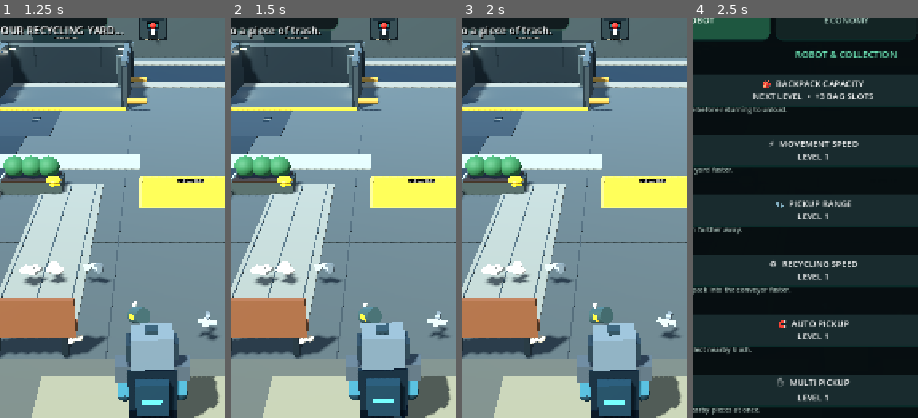
Above: before the commit, frames 1-4 (left to right).
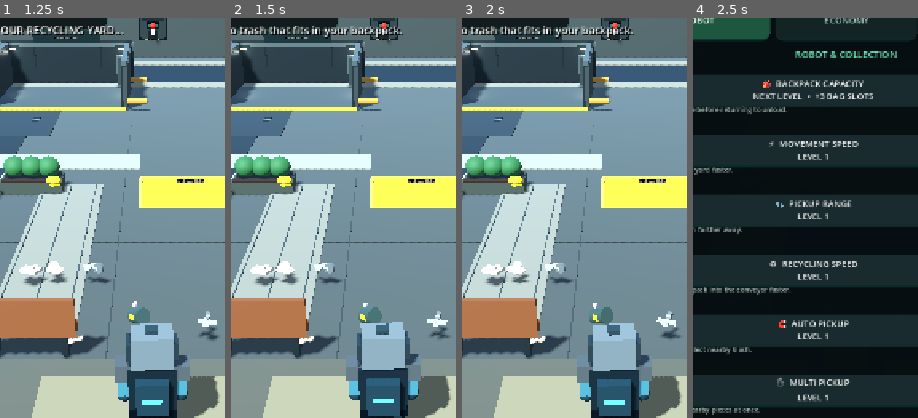
Above: after the commit, the same moments.

Repository: zekainstabot/trash-empire
Game: Godot game, scene res://Scenes/Main.tscn
Same seed, same stepped clock (60 frames per second), same inputs: the game is played once before the commit and once after it.
Inputs:
- Up to frame 1 (1.25 s): click "▶ PLAY" at 0.5 s
- Up to frame 2 (1.5 s): click "PICK UP" at 1.25 s
- Up to frame 3 (2 s): no input
- Up to frame 4 (2.5 s): click "⚙ UPGRADES" at 2 s
The pictures show only the part of the screen within x 16-66%, y 10-60%; the shares and areas given below are measured in that part.

Frame 1 is identical in both runs. In frame 2, 1.1% of the frame differs, in the area x 3-77%, y 2-6%; in frame 3, 1.1%; in frame 4, less than 0.1%.

Commit message:
Handle bulky trash as double backpack slots and sale value

Diff:
--- a/Scripts/main.gd
+++ b/Scripts/main.gd
@@ -7,7 +7,8 @@
 var camera: Camera3D
 var camera_pivot: Node3D
 var money := 0.0
-var carried := 0
+var carried := 0 # occupied backpack slots
+var carried_bulky := 0 # bulky items occupying two slots each
 var capacity := 4
 var collection_range := 2.0
 var upgrade_level := 1
@@ -1394,6 +1395,7 @@
 	money = 0
 	final_zone_cleaned = 0
 	carried = 0
+	carried_bulky = 0
 	capacity = 4
 	upgrade_level = 1
 	speed_upgrade_level = 1
@@ -1908,6 +1910,25 @@
 		_set_message("ULTIMATE GOAL COMPLETE! The entire 60,000-unit landfill is clean!")
 
 
+func _pickup_trash_item(item: Node3D) -> bool:
+	if not is_instance_valid(item):
+		return false
+	var weight := 2 if item.has_meta("bulky") else 1
+	if carried + weight > capacity:
+		return false
+	if item.has_meta("rare_type"):
+		var rare_type := String(item.get_meta("rare_type"))
+		var bonus := 8.0 if rare_type == "gold" else 2.0
+		money += bonus
+		_set_message("%s rare scrap found! Bonus +%.2f ZC" % [rare_type.to_upper(), bonus])
+	_register_final_cleanup_pickup(item)
+	if weight == 2:
+		carried_bulky += 1
+	carried += weight
+	item.queue_free()
+	trash_nodes.erase(item)
+	return true
+
 func _collect_nearby() -> void:
 	if carried >= capacity:
 		_set_message("Bag full! Return to the recycling station.")
@@ -1919,33 +1940,25 @@
 		var nearest: Node3D
 		var best := collection_range
 		for item in trash_nodes:
-			if is_instance_valid(item):
+			if is_instance_valid(item) and carried + (2 if item.has_meta("bulky") else 1) <= capacity:
 				var distance := player.global_position.distance_to(item.global_position)
 				if distance < best:
 					best = distance
 					nearest = item
 		if nearest == null:
 			break
-		if nearest.has_meta("rare_type"):
-			var rare_type := String(nearest.get_meta("rare_type"))
-			var bonus := 8.0 if rare_type == "gold" else 2.0
-			money += bonus
-			_set_message("%s rare scrap found! Bonus +%.2f ZC" % [rare_type.to_upper(), bonus])
-
-		_register_final_cleanup_pickup(nearest)
-		nearest.queue_free()
-		trash_nodes.erase(nearest)
-		carried += 1
+		if not _pickup_trash_item(nearest):
+			break
 		collected += 1
 	if collected > 0:
 		_update_ui()
 		_save_game()
 		if carried >= capacity:
-			_set_message("BACKPACK FULL! Collected %d pieces. Return to the recycling station." % collected)
+			_set_message("BACKPACK FULL! Collected %d item(s). Return to recycling." % collected)
 		else:
-			_set_message("Collected %d pieces! Keep cleaning the yard." % collected)
+			_set_message("Collected %d item(s)! Keep cleaning the yard." % collected)
 	else:
-		_set_message("Get closer to a piece of trash.")
+		_set_message("Get closer to trash that fits in your backpack.")
 
 func _process_auto_pickup(delta: float) -> void:
 	if auto_pickup_level <= 0 or not is_instance_valid(player) or carried >= capacity:
@@ -1976,7 +1989,7 @@
 		var nearest: Node3D
 		var best_distance := collection_range + 1.0 + float(auto_pickup_level - 1) * 0.55
 		for item in trash_nodes:
-			if not is_instance_valid(item):
+			if not is_instance_valid(item) or carried + (2 if item.has_meta("bulky") else 1) > capacity:
 				continue
 			var distance := player.global_position.distance_to(item.global_position)
 			if distance < best_distance:
@@ -1984,10 +1997,8 @@
 				nearest = item
 		if nearest == null:
 			break
-		_register_final_cleanup_pickup(nearest)
-		nearest.queue_free()
-		trash_nodes.erase(nearest)
-		carried += 1
+		if not _pickup_trash_item(nearest):
+			break
 		collected += 1
 
 	if collected > 0:
@@ -2039,7 +2050,7 @@
 		var nearest: Node3D
 		var best_distance := 5.0 + float(drone_level - 1) * 2.0
 		for item in trash_nodes:
-			if not is_instance_valid(item):
+			if not is_instance_valid(item) or carried + (2 if item.has_meta("bulky") else 1) > capacity:
 				continue
 			var distance := player.global_position.distance_to(item.global_position)
 			if distance < best_distance:
@@ -2047,10 +2058,8 @@
 				nearest = item
 		if nearest == null:
 			break
-		_register_final_cleanup_pickup(nearest)
-		nearest.queue_free()
-		trash_nodes.erase(nearest)
-		carried += 1
+		if not _pickup_trash_item(nearest):
+			break
 		collected += 1
 	if collected > 0:
 		_update_ui()
@@ -2068,10 +2077,15 @@
 	var seconds_per_item := maxf(0.35, 1.8 - float(unload_upgrade_level - 1) * 0.18)
 	if unload_timer >= seconds_per_item:
 		unload_timer = 0.0
-		carried -= 1
+		var sold_bulky := carried_bulky > 0
+		if sold_bulky:
+			carried -= 2
+			carried_bulky -= 1
+		else:
+			carried -= 1
 		var factory_multipliers := [1.0, 2.0, 4.0, 8.0]
 		var factory_multiplier: float = factory_multipliers[clampi(factory_stage - 1, 0, 3)]
-		var item_value := 0.1 * recycling_bonus * factory_multiplier * (1.0 + float(trash_value_upgrade_level - 1) * 0.25)
+		var item_value := 0.1 * recycling_bonus * factory_multiplier * (1.0 + float(trash_value_upgrade_level - 1) * 0.25) * (2.0 if sold_bulky else 1.0)
 		if randf() < float(luck_upgrade_level - 1) * 0.10:
 			item_value *= 2.0
 		money += item_value
